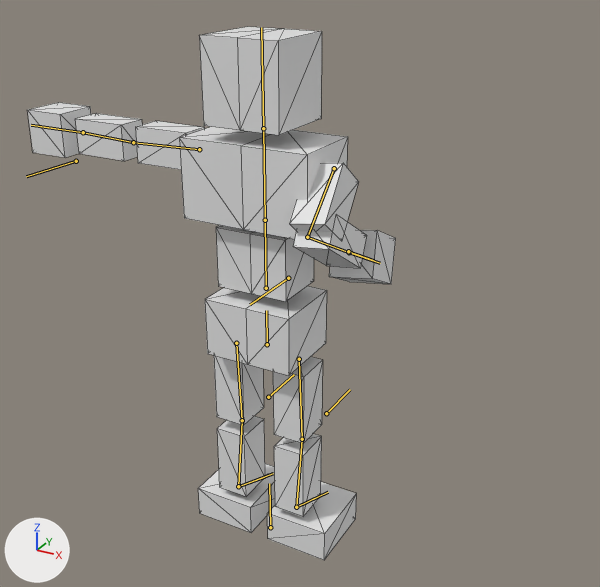
Before and after pictures for a commit that changed the glTF model BrowserGame/public/models/ToyQuest.glb.
Rendered twice from a camera (50 mm lens) standing at (10.14, -16.66, 11.15) and looking at (0.63, 0.63, 2.5). Arrows for +X, +Y and +Z are at lower left; the lights stay in place. Both versions are drawn at frame 9 of the action '01_rightarm.run'; the numbers are the values there. The bones that bend it are drawn over the model as lines. Mesh edges are drawn as thin lines.

Objects in the first picture: '立方体'.
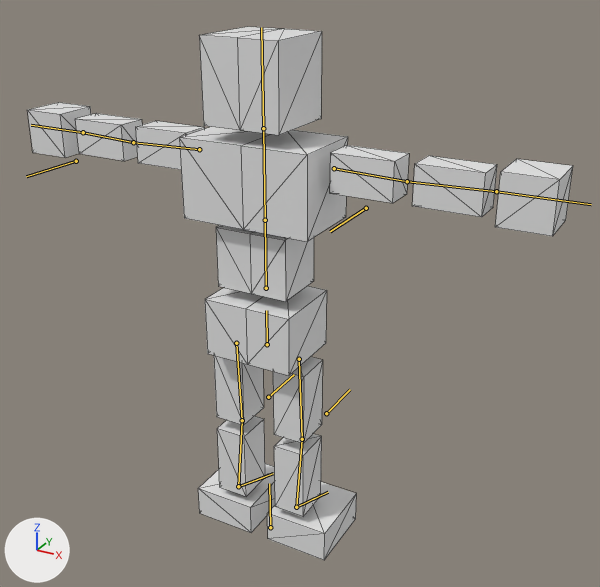
Where the change shows, as pixel boxes (x1, y1, x2, y2) in the pictures (600 x 587 px):
'立方体', posed (48% wider): before (27, 27, 396, 560); after (27, 27, 573, 560)
bone 'upper arm.L', root to tip: before (334, 168) to (307, 237); after (334, 168) to (407, 181)
bone 'forearm.L', root to tip: before (307, 237) to (349, 252); after (407, 181) to (496, 191)
bone 'hand.L', root to tip: before (349, 252) to (380, 263); after (496, 191) to (591, 204)

What the commit changed:
Bone 'upper arm.L' (bone_upper_arm_l) turns from (50, -3, -80) to (0, 0, 0) degrees about its own x, y and z.
Bone 'forearm.L' (bone_forearm_l) turns from (-100, -1, -1) to (0, 0, 0) degrees about its own x, y and z.
Bone 'hand.L' (bone_hand_l) turns from (-8, -3, -4) to (0, 0, 0) degrees about its own x, y and z.
